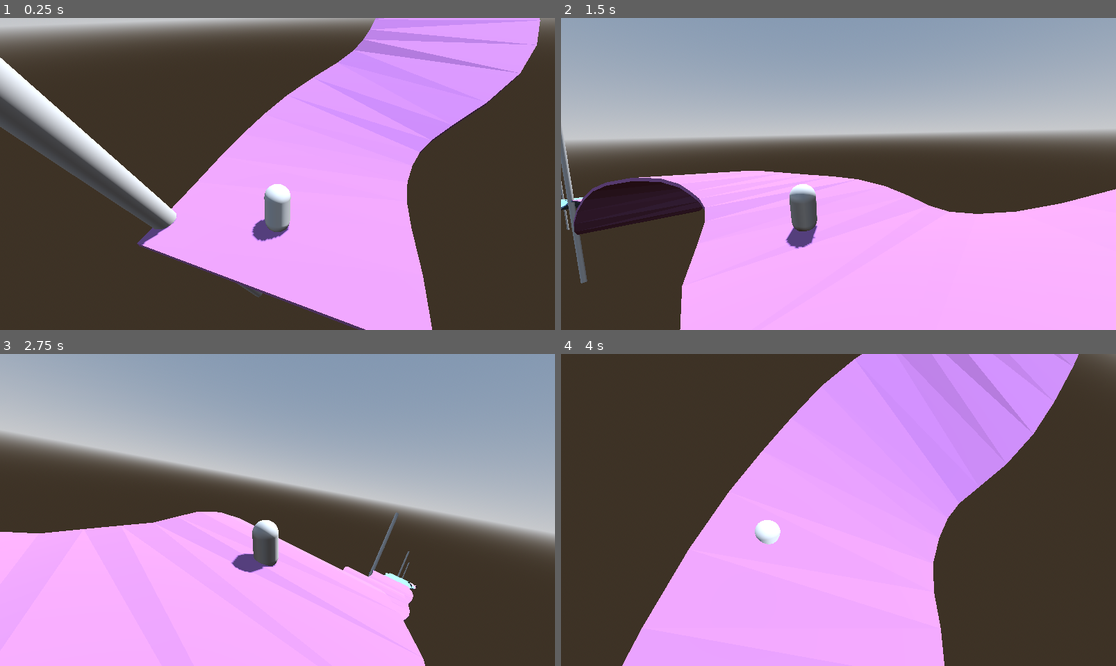
Above: before the commit, frames 1-4 (two rows, left to right).
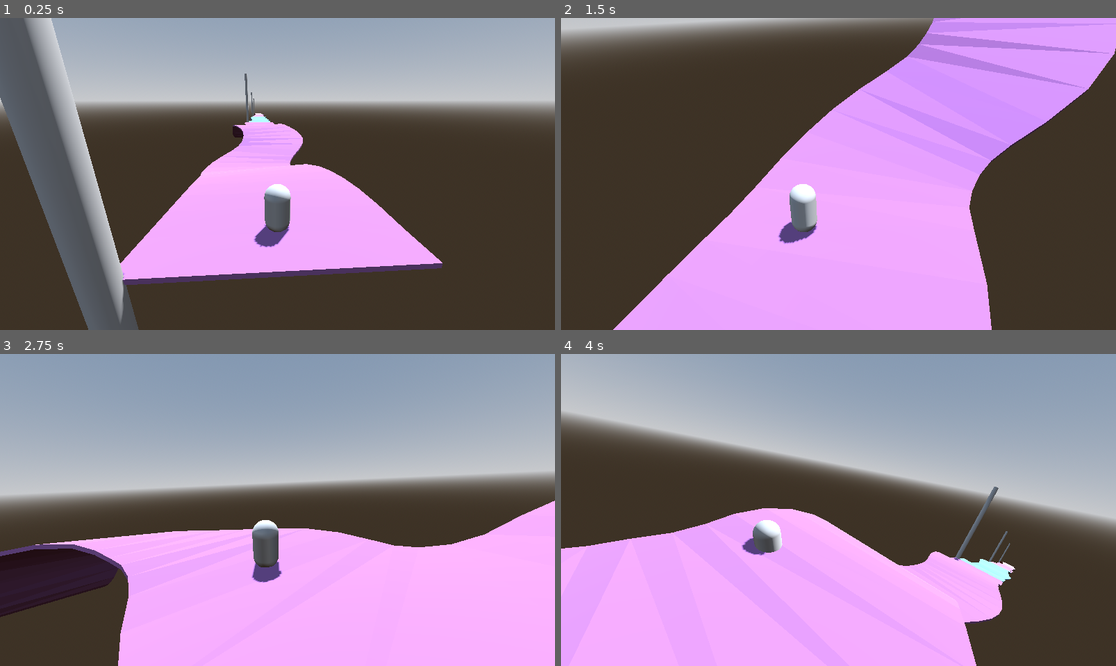
Above: after the commit, the same moments.

Repository: ludovancy/endless-roller
Game: Godot game, scene res://world.tscn
Two runs of this game, one before a commit and one after it. Both use one fixed random seed, a clock stepped at 60 frames per second and the inputs below.
Inputs (mouse positions are in pixels of both pictures, inside the frame that each line leads up to):
- Up to frame 1 (0.25 s): no input
- Up to frame 2 (1.5 s): tap Enter at 0.5 s; move the mouse to (960, 158) at 0.52 s; hold Right (ui_right) 0.53-1.25 s; click (960, 158) at 0.67 s; drag from (727, 189) to (810, 236) at 1.27 s
- Up to frame 3 (2.75 s): move the mouse to (333, 441) at 2.02 s; hold Right (ui_right) from 2.03 s (still down)
- Up to frame 4 (4 s): release Right (ui_right) at 2.75 s; drag from (810, 572) to (672, 463) at 2.77 s; move the mouse to (1005, 556) at 3.52 s; hold Left (ui_left) from 3.53 s (still down)

The runs differ from the first frame. In frame 1, 53% of the frame differs, in the area x 0-100%, y 0-100%; in frame 2, 64%; in frame 3, 43%; in frame 4, 59%.

Commit message:
Straighten path ends

Diff:
--- a/src/path.gd
+++ b/src/path.gd
@@ -4,7 +4,7 @@
 @onready var path: Path3D = $Path3D
 @onready var csg_polygon_3d: CSGPolygon3D = $CSGPolygon3D
 
-@export var points_in_curve : int = 10
+@export var points_in_curve : int = 12
 @export var custom_material := preload("res://res/path.tres")
 
 func _ready() -> void:
@@ -34,15 +34,14 @@
 	path.curve.clear_points()
 	# procedural generation
 	for i in range(points_in_curve):
-		if i == 0:
-			path.curve.add_point(Vector3.ZERO)
+		if i < 2 or i > points_in_curve - 3:
+			path.curve.add_point(Vector3(0, 0, i*10))
 			continue
 		path.curve.add_point(
 		Vector3(randf_range(-2, 2), randf_range(-2, 2), i*10))
 	update_control_points(0.7)
 	# place path
 	position = prev_path_pos + last_point
-	print(position)
 
 #Convert Catmull-Rom to Bezier (Curve3D)
 #For more information check out this paper:
